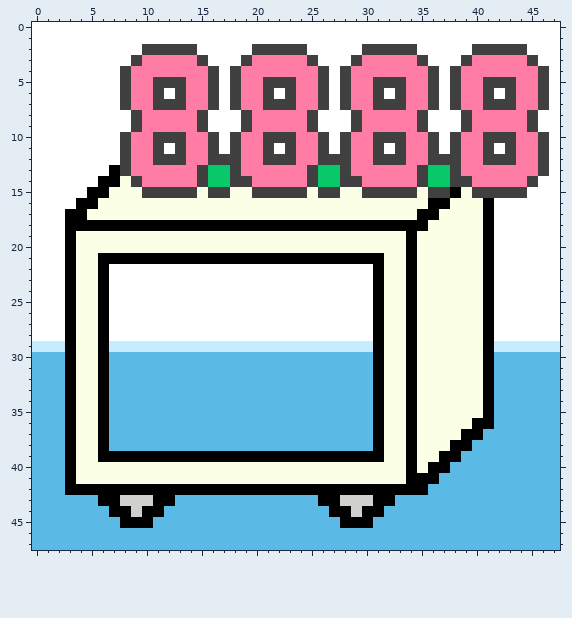
One commit to this pixel-art sprite: DNS8888_logo.png. This is how it looked before the edit.
The file is 48x48 pixels.
And afterwards:
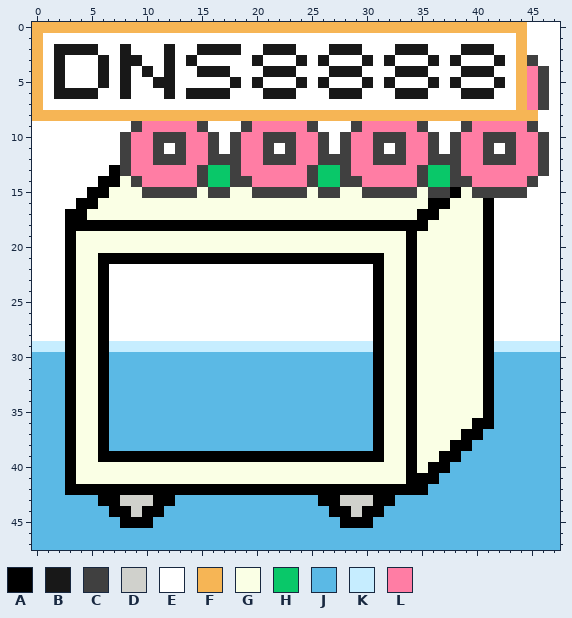
Palette (. is transparent): A #000000  B #181818  C #404040  D #d0d1cc  E #ffffff  F #f6b555  G #faffe5  H #09c869  J #5bb9e5  K #c6edff  L #ff7da4
Commit message: 「DNS8888_logo.png」のデザイン修正。
From old to new:
Colour C becomes colour B in row 2 at x 12, 21 to 23, 33 to 34 and 40 to 41; in row 3 at x 9; in row 4 at x 8, 16 and 28; in row 5 at x 8, 11 to 12, 18, 26, 32, 36, 38 and 42; in row 6 at x 8, 16, 21, 23, 28, 33 and 41.
Colour E becomes colour B in row 2 at x 2 to 5, 8, 15 to 18, 27 to 29, 35 and 39; in row 3 at x 2, 6, 8, 26, 36 and 38; in row 4 at x 2, 6, 17 and 27; in row 5 at x 2 and 6; in row 6 at x 2 to 5, 12, 17, 22 and 27.
Colour L becomes colour B in row 3 at x 12, 14, 20, 24, 30, 32 and 42; in row 4 at x 10, 12, 15, 21 to 23, 29, 33 to 35 and 39 to 41; in row 5 at x 20, 24 and 30; in row 6 at x 14 to 15, 29, 34 to 35 and 39 to 40.
Colour C becomes colour E in row 2 at x 10 to 11, 13 to 14, 20, 24, 30 to 32 and 42 to 43; in row 3 at x 15, 19, 25, 29, 35 and 39; in row 4 at x 18, 26, 36 and 38; in row 5 at x 13, 16, 21 to 23, 28, 31, 33, 41 and 43; in row 6 at x 11, 13, 18, 26, 31, 36, 38 and 43; in row 7 at x 8, 11 to 13, 16, 18, 21 to 23, 26, 28, 31 to 33, 36, 38 and 41 to 43.
Colour L becomes colour E in row 3 at x 10 to 11, 13, 21 to 23, 31, 33 to 34, 40 to 41 and 43; in row 4 at x 9, 11, 13 to 14, 19 to 20, 24 to 25, 30 to 32 and 42 to 43; in row 5 at x 9 to 10, 14 to 15, 19, 25, 29, 34 to 35 and 39 to 40; in row 6 at x 9 to 10, 19 to 20, 24 to 25 and 30; in row 7 at x 9 to 10, 14 to 15, 19 to 20, 24 to 25, 29 to 30, 34 to 35 and 39 to 40.
Colour C becomes colour F in row 2 at x 44; in row 8 at x 9, 15, 19, 25, 29, 35, 39 and 45.
Colour E becomes colour F in row 0 at x 0 to 44; in row 1 at x 0 and 44; in rows 2 to 7 at x 0; in row 8 at x 0 to 8, 16 to 18, 26 to 28 and 36 to 38.
Colour L becomes colour F in rows 3 to 7 at x 44; in row 8 at x 10 to 14, 20 to 24, 30 to 34 and 40 to 44.
